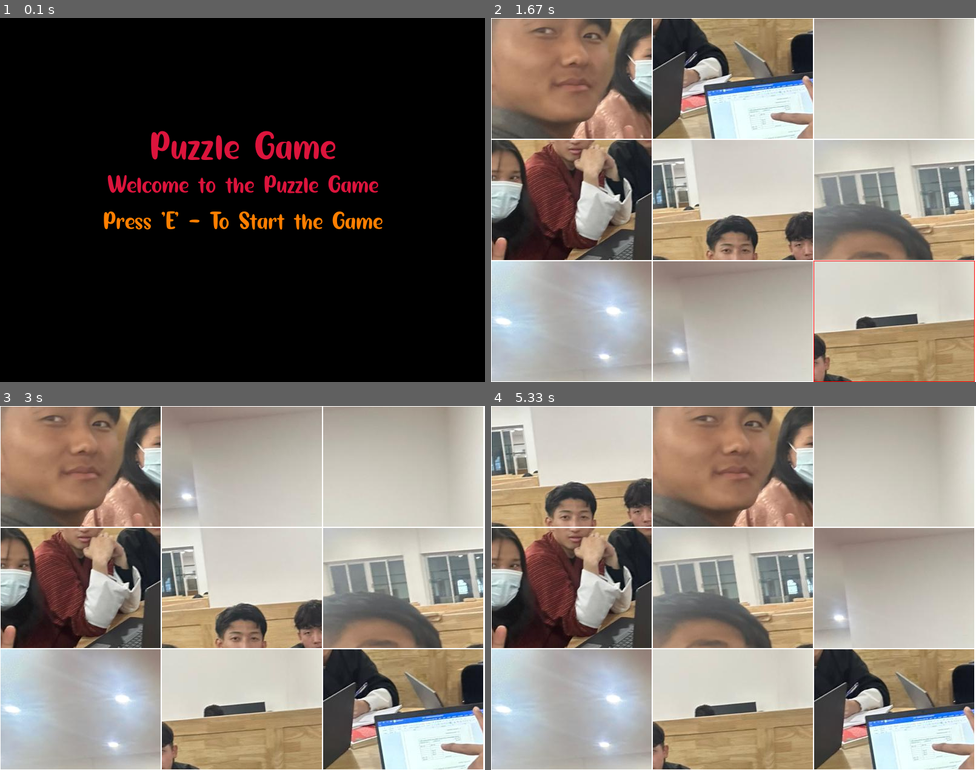
Above: before the commit, frames 1-4 (two rows, left to right).
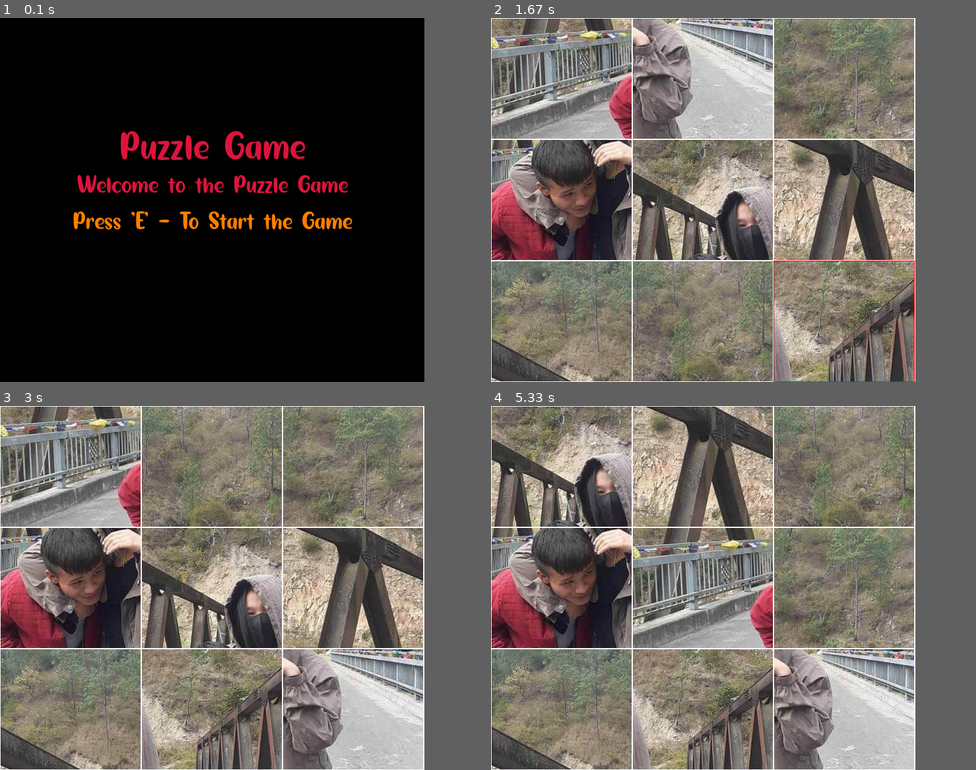
Above: after the commit, the same moments.

Repository: Tsheltrim-Dema/Pygame
Game: pygame game, started from Game1.py
The game is run twice, just before and just after one commit, with the same random seed, the same clock (stepped at 60 frames per second) and the same inputs.
Inputs (mouse positions are in pixels of both pictures, inside the frame that each line leads up to):
- Up to frame 1 (0.1 s): no input
- Up to frame 2 (1.67 s): tap E at 0.33 s; click (704, 221) at 0.8 s; click (573, 145) at 1.2 s; click (859, 327) at 1.6 s
- Up to frame 3 (3 s): move the mouse to (223, 464) at 1.87 s; click (223, 464) at 2 s; move the mouse to (194, 682) at 2.27 s; click (194, 682) at 2.4 s; click (198, 526) at 2.8 s
- Up to frame 4 (5.33 s): click (641, 511) at 3.2 s; click (815, 555) at 3.6 s; move the mouse to (835, 580) at 3.87 s; click (835, 580) at 4 s; move the mouse to (791, 522) at 4.27 s; click (791, 522) at 4.4 s; click (578, 518) at 4.8 s; click (723, 573) at 5.2 s
In our replay, the window is 800x600 before the commit and 700x600 after it. These sizes can differ from the game's own. Grey fills any space a smaller window leaves; there, only what the larger window draws over its background counts as a difference.

The runs differ from the first frame. In frame 1, 4.7% of the frame differs, in the area x 15-79%, y 31-59%; in frame 2, 92%, in the area x 0-100%, y 0-100%; in frame 3, 92%; in frame 4, 91%.

Commit message:
code testing

Diff:
--- a/Game1.py
+++ b/Game1.py
@@ -2,7 +2,7 @@
 
 pygame.init()
 
-WINDOW_WIDTH = 800
+WINDOW_WIDTH = 700
 WINDOW_HEIGHT = 600
 screen = pygame.display.set_mode((WINDOW_WIDTH, WINDOW_HEIGHT))
 pygame.display.set_caption('Puzzle Game')
@@ -17,7 +17,7 @@
 GREEN = (220, 20, 60)
 ORANGE = (255, 127, 0)
 
-bg = pygame.image.load('mates.jpg')
+bg = pygame.image.load('love.jpg')
 bg_rect = bg.get_rect()
 bg_rect.topleft = (0, 0)
 
Empty file added: codetest.py
Binary file added: love.jpg
